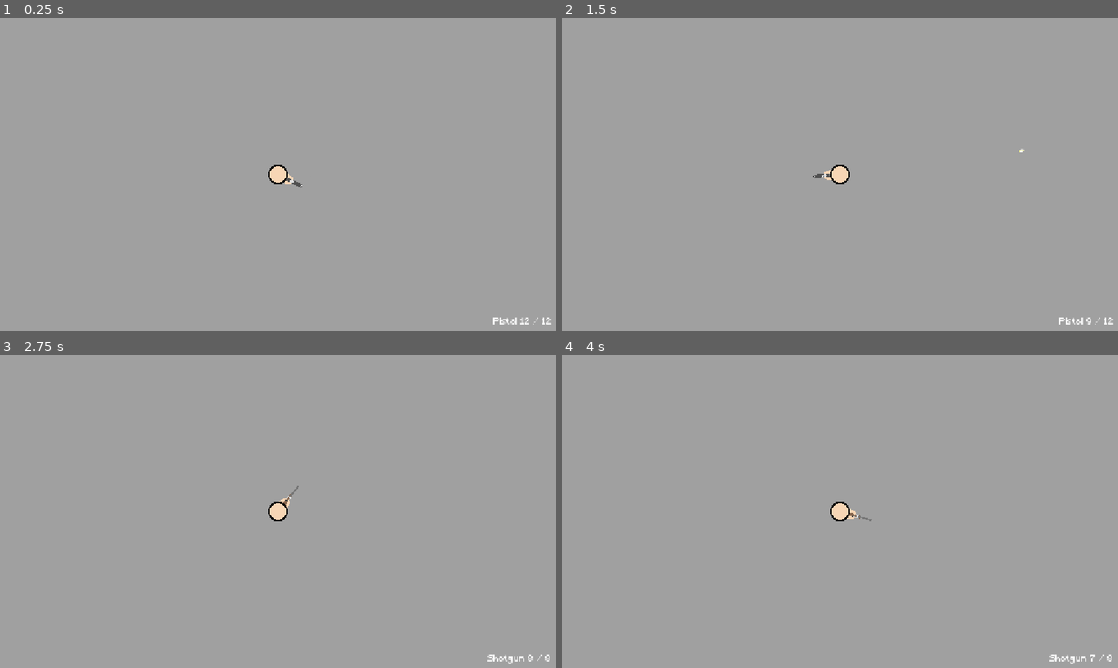
Above: before the commit, frames 1-4 (two rows, left to right).
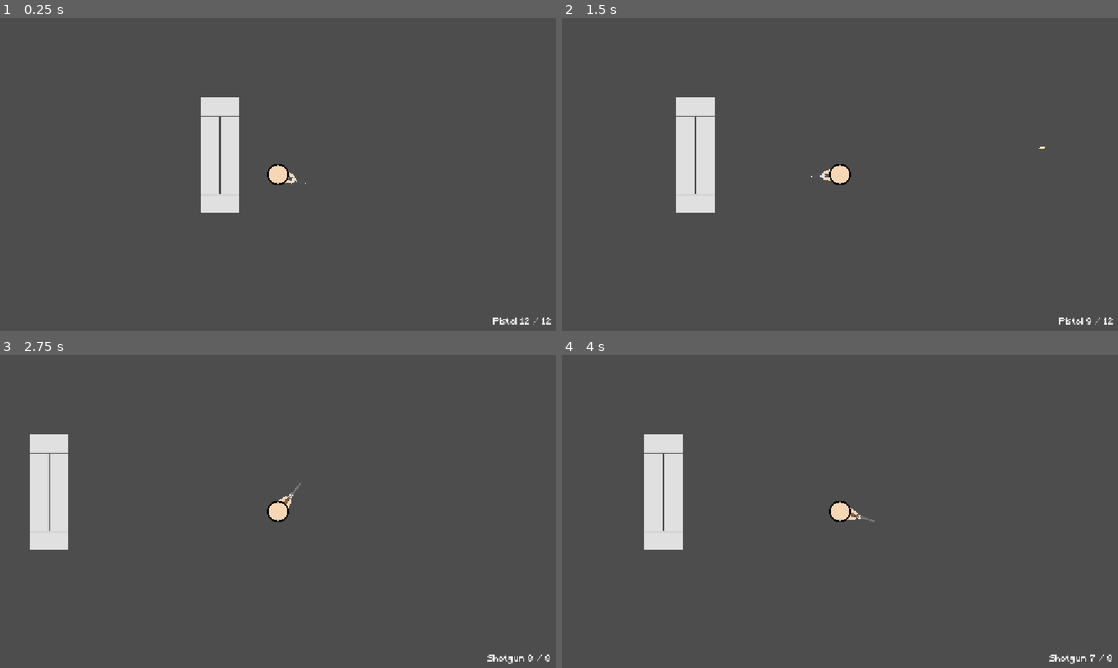
Above: after the commit, the same moments.

Repository: ArifD2286/Shamble-Chamber
Game: Godot game, scene res://game.tscn
Same seed, same stepped clock (60 frames per second), same inputs: the game is played once before the commit and once after it.
Inputs (mouse positions are in pixels of both pictures, inside the frame that each line leads up to):
- Up to frame 1 (0.25 s): no input
- Up to frame 2 (1.5 s): tap Enter at 0.5 s; move the mouse to (962, 158) at 0.52 s; press the mouse at (962, 158) at 0.53 s; hold D (right) 0.53-1.25 s; tap Space at 0.77 s; release the mouse at (962, 158) at 1.25 s; drag from (728, 190) to (1034, 146) at 1.27 s
- Up to frame 3 (2.75 s): move the mouse to (333, 442) at 2.02 s; hold D (right) from 2.03 s (still down); tap 2 (slot_2) at 2.1 s
- Up to frame 4 (4 s): release D (right) at 2.75 s; drag from (812, 574) to (673, 464) at 2.77 s; tap Space at 3.5, 3.77 s; move the mouse to (1006, 558) at 3.52 s; hold A (left) from 3.53 s (still down); tap Alt at 3.6 s

The runs differ from the first frame. In frame 1, 100% of the frame differs, in the area x 0-100%, y 0-100%; in frame 2, 100%; in frame 3, 100%; in frame 4, 100%.

Commit message:
Update 3.2
Changes:
- Added the shelfs in the map with the collisions (player cant walk through yayyy :D)

Diff:
--- a/shamble-chamber/game.tscn
+++ b/shamble-chamber/game.tscn
@@ -1,4 +1,4 @@
-[gd_scene format=3 uid="uid://b6xy8ubtvkrab"]
+[gd_scene format=4 uid="uid://b6xy8ubtvkrab"]
 
 [ext_resource type="Script" uid="uid://wo1viy2harpi" path="res://player.gd" id="1_80nbo"]
 [ext_resource type="Texture2D" uid="uid://molxo8qeqp4j" path="res://assets/Shelf.png" id="1_iotsf"]
@@ -13,15 +13,16 @@
 [ext_resource type="AudioStream" uid="uid://bgsk15vqqywxr" path="res://assets/empty_shot_sfx.mp3" id="7_eow3j"]
 [ext_resource type="AudioStream" uid="uid://bfpjcdkxfb53j" path="res://assets/gun_reload_sfx.mp3" id="7_j5wjh"]
 
-[sub_resource type="TileSetAtlasSource" id="TileSetAtlasSource_lc2xo"]
+[sub_resource type="TileSetAtlasSource" id="TileSetAtlasSource_iotsf"]
 texture = ExtResource("1_iotsf")
 texture_region_size = Vector2i(32, 32)
 0:0/0 = 0
+0:0/0/physics_layer_0/polygon_0/points = PackedVector2Array(-16, -16, 16, -16, 16, 16, -16, 16)
 
 [sub_resource type="TileSet" id="TileSet_n3vx6"]
 tile_size = Vector2i(32, 32)
 physics_layer_0/collision_layer = 1
-sources/0 = SubResource("TileSetAtlasSource_lc2xo")
+sources/3 = SubResource("TileSetAtlasSource_iotsf")
 
 [sub_resource type="CircleShape2D" id="CircleShape2D_e2o6t"]
 radius = 15.0
@@ -40,6 +41,7 @@
 [node name="Node2D" type="Node2D" unique_id=773225363]
 
 [node name="ColorRect" type="ColorRect" parent="." unique_id=1516551246]
+visible = false
 offset_left = -853.0
 offset_top = -793.0
 offset_right = 853.0
@@ -48,6 +50,7 @@
 
 [node name="TileMapLayer" type="TileMapLayer" parent="." unique_id=989831220]
 texture_filter = 1
+tile_map_data = PackedByteArray("AAD9//3/AwAAAAAAAAD9//7/AwAAAAAAAAD9////AwAAAAAAAAD8//3/AwAAAAAAADD8//7/AwAAAAAAADD8////AwAAAAAAADD8/wAAAwAAAAAAADD9/wAAAwAAAAAAAAD8/wEAAwAAAAAAAFD9/wEAAwAAAAAAAFD8//z/AwAAAAAAAGD9//z/AwAAAAAAAGA=")
 tile_set = SubResource("TileSet_n3vx6")
 
 [node name="CharacterBody2D" type="CharacterBody2D" parent="." unique_id=302081087]
@@ -59,7 +62,7 @@
 shape = SubResource("CircleShape2D_e2o6t")
 
 [node name="Camera2D" type="Camera2D" parent="CharacterBody2D" unique_id=1360198840]
-zoom = Vector2(1.125, 1.125)
+zoom = Vector2(1.25, 1.25)
 
 [node name="Arm" type="Line2D" parent="CharacterBody2D" unique_id=1161595177]
 texture_filter = 1
Binary file changed: shamble-chamber/assets/Shelf.png
Binary file removed: shamble-chamber/assets/Shelf_side.png
Not shown, removed: shamble-chamber/assets/Shelf_side.png.import
